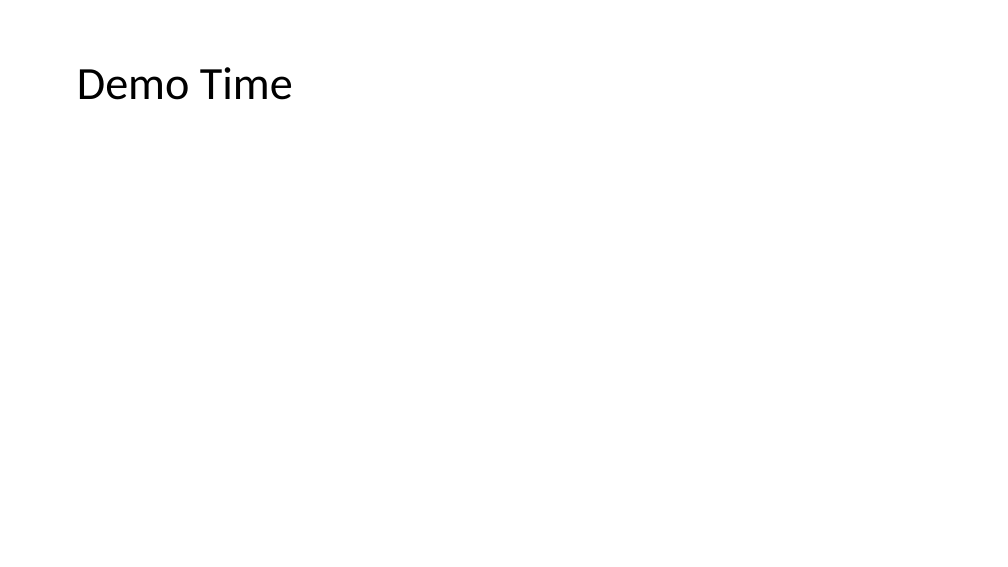
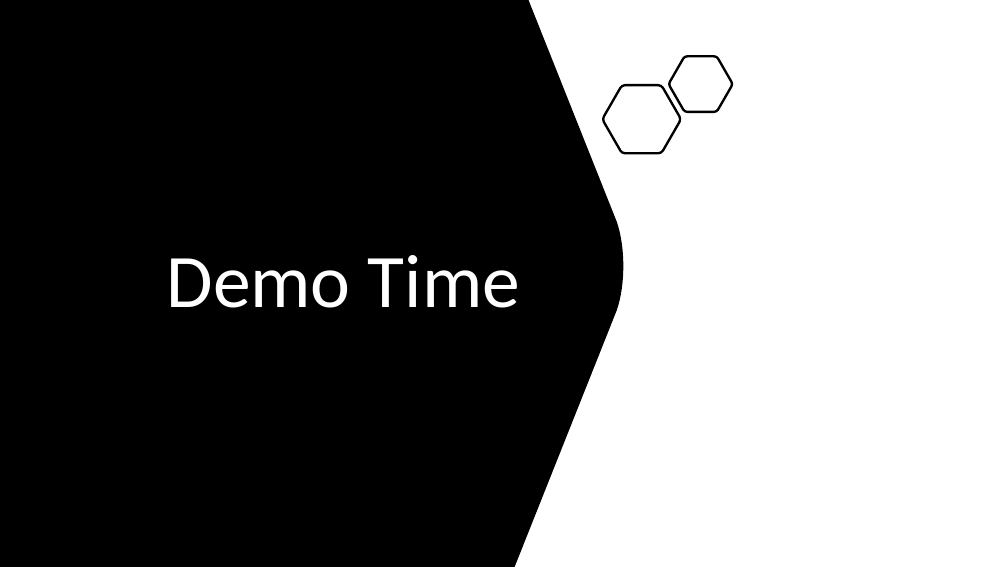
Before and after one commit to ProgrammerAL/Presentations-2020, a slide deck: slide 10 of 2020-04-14 ONETUG App Communication Juxtaposition/Presentation.pptx. Drawn at 1008x567 pixels with LibreOffice and Linux fonts; fonts in the diff are those of the drawing. Boxes give left, top, right and bottom in pixels: in the first picture for what was removed or moved away, otherwise in the second. Text is boxed around its words. In the diff, an @@ line names an element or a change of style, - is before the commit and + after.

```diff
--- a/2020-04-14 ONETUG App Communication Juxtaposition/Presentation.pptx
+++ b/2020-04-14 ONETUG App Communication Juxtaposition/Presentation.pptx
@@ freeform shape added at bbox=[0, 0, 624, 567], fill #000000 @@
@@ freeform shape added at bbox=[669, 57, 732, 112], outline #000000 2.25 pt @@
@@ freeform shape added at bbox=[603, 85, 681, 154], outline #000000 2.25 pt @@
@@ title "Demo Time": place and size @@
-title "Demo Time" at bbox=[77, 67, 293, 100]
+title "Demo Time" at bbox=[167, 255, 520, 308]
@@ title "Demo Time" at bbox=[167, 255, 520, 308]: size 44 to 72 pt, text colour #000000 to #FFFFFF; alignment left to right @@
```
Also in this commit, not shown: 11 other slides changed, 1 slide added.
